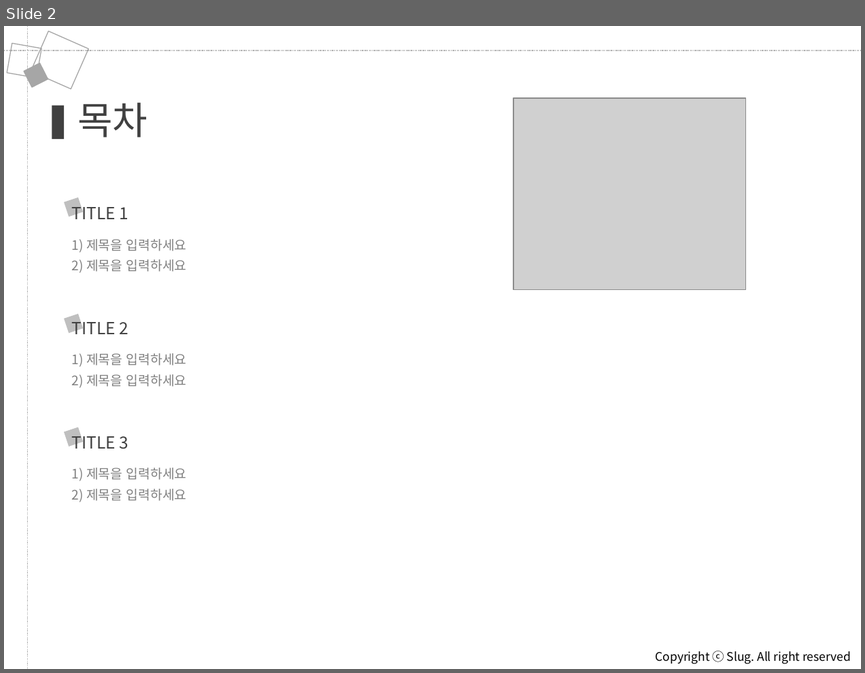
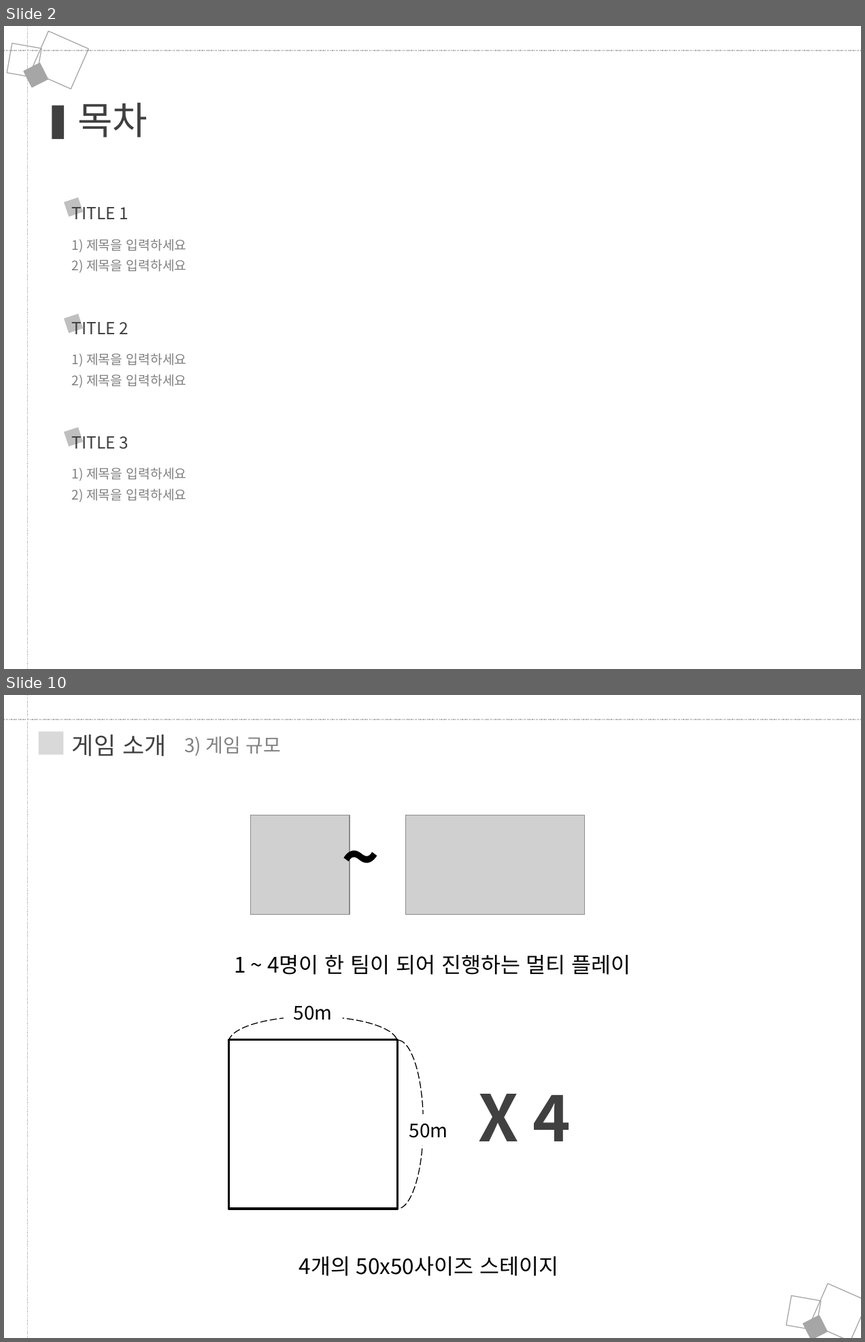
Before and after one commit to JungRobbi/ZolZak, a slide deck: Document/ppt.pptx. Shown one above the other, each under a label of ours: slide 2 before the commit, slides 2 and 10 after it; the slides between them are not shown. The pictures are 865x673 and 865x1342 pixels, drawn with LibreOffice and Linux fonts; fonts in the diff are those of the drawing; grey boxes stand for pictures. Boxes give left, top, right and bottom in pixels: in the first picture for what was removed or moved away, otherwise in the second. Text is boxed around its words. In the diff, an @@ line names an element or a change of style, - is before the commit and + after.

```diff
--- a/Document/ppt.pptx
+++ b/Document/ppt.pptx
@@ slide 10 added at [4,695,861,1338], background #FFFFFF @@
@@ line added from (28, 695) to (28, 1338), #A6A6A6 0.75 pt dashed @@
@@ line added from (4, 720) to (861, 720), #A6A6A6 0.75 pt dashed @@
@@ rectangle added at [39,732,64,755], fill #D9D9D9 @@
@@ text added at [72,734,167,756], 20 pt, text #404040 @@
+게임 소개
@@ text added at [184,736,281,756], 16 pt, text #808080 @@
+3) 게임 규모
@@ picture added at [251,815,350,915] @@
@@ text added at [333,813,397,899], 54 pt, text #000000, bold @@
+~
@@ picture added at [406,815,585,915] @@
@@ text added at [234,955,631,974], 18 pt, text #000000 @@
+1 ~ 4명이 한 팀이 되어 진행하는 멀티 플레이
@@ arc (boxed as its full ellipse) added at [228,1016,397,1068], outline #000000 0.75 pt dashed @@
@@ text added at [294,1005,332,1020], 16 pt, text #000000 @@
+50m
@@ rectangle added at [228,1040,397,1208], outline #000000 2 pt @@
@@ arc (boxed as its full ellipse) added at [372,1040,424,1208], outline #000000 0.75 pt dashed @@
@@ text added at [478,1093,571,1141], 54 pt, text pattern #808080 on #404040, bold @@
+X 4
@@ text added at [409,1123,448,1138], 16 pt, text #000000 @@
+50m
@@ text added at [299,1256,558,1276], 18 pt, text #000000 @@
+4개의 50x50사이즈 스테이지
@@ rectangle added at [810,1283,861,1338], outline #A6A6A6 0.75 pt @@
@@ rectangle added at [787,1295,821,1329], outline #A6A6A6 0.75 pt @@
@@ rectangle added at [803,1314,827,1338], fill #A6A6A6, outline #A6A6A6 0.75 pt @@
@@ slide 2 changed as well @@
@@ picture removed at [513,98,745,289] @@
@@ text removed at [655,650,851,664] @@
-Copyright ⓒ Slug. All right reserved
```
Also in this commit, not shown: 2 other slides changed, 29 other slides added, 1 slide removed, 1 other file.
